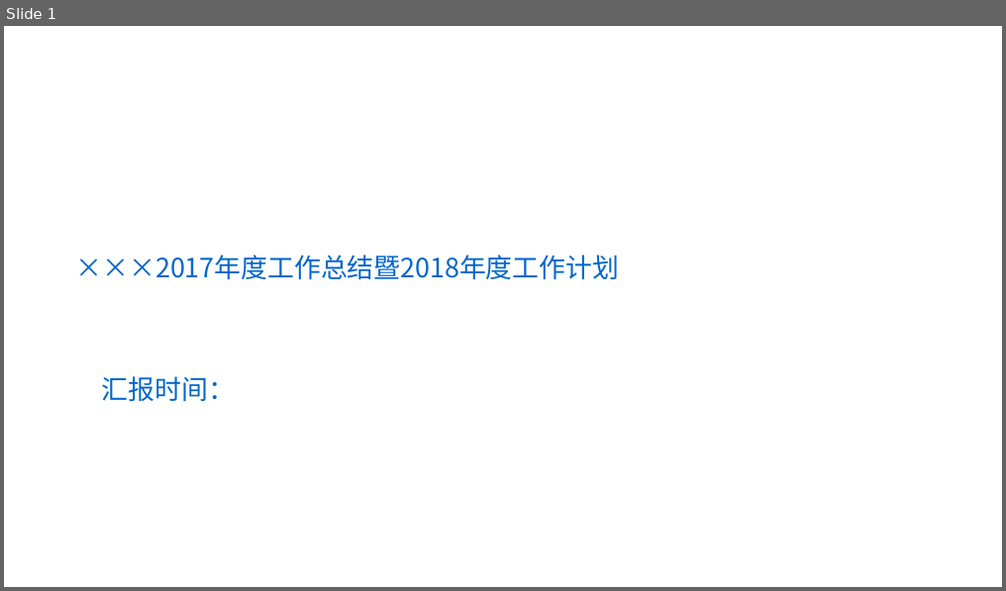
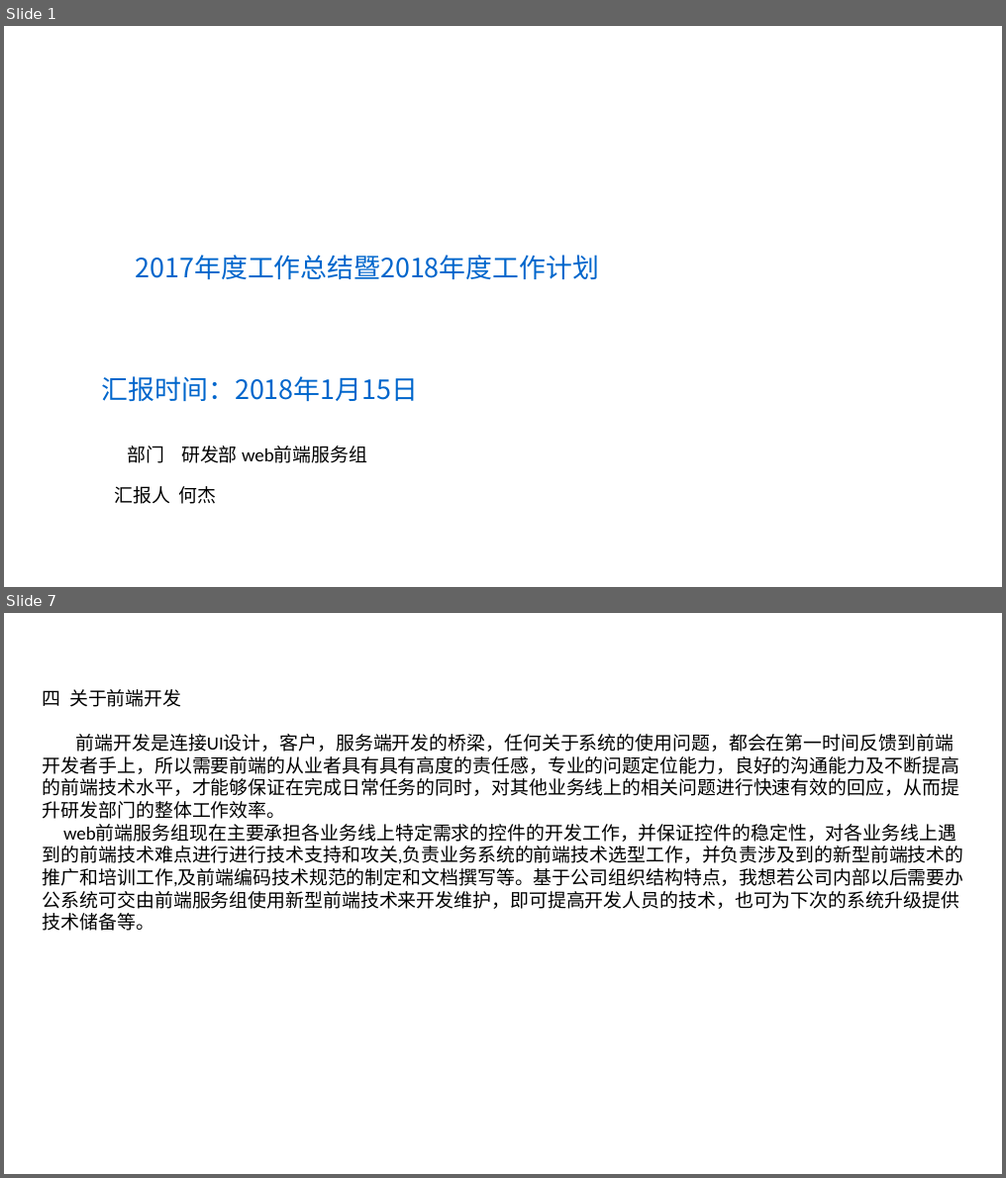
Before and after one commit to hiliny/lessonProject, a slide deck: documents/胜意科技PPT模版 (2).pptx. Shown one above the other, each under a label of ours: slide 1 before the commit, slides 1 and 7 after it; the slides between them are not shown. The pictures are 1006x591 and 1006x1178 pixels, drawn with LibreOffice and Linux fonts; fonts in the diff are those of the drawing; background and template pictures are left out. Boxes give left, top, right and bottom in pixels: in the first picture for what was removed or moved away, otherwise in the second. Text is boxed around its words. In the diff, an @@ line names an element or a change of style, - is before the commit and + after.

```diff
--- a/documents/胜意科技PPT模版 (2).pptx
+++ b/documents/胜意科技PPT模版 (2).pptx
@@ slide 7 added at (4,613,1002,1174), background picture (left out) @@
@@ text added at (43,689,964,931), 18 pt, text #000000 @@
+四 关于前端开发
+前端开发是连接UI设计，客户，服务端开发的桥梁，任何关于系统的使用问题，都会在第一时间反馈到前端开发者手上，所以需要前端的从业者具有具有高度的责任感，专业的问题定位能力，良好的沟通能力及不断提高的前端技术水平，才能够保证在完成日常任务的同时，对其他业务线上的相关问题进行快速有效的回应，从而提升研发部门的整体工作效率。
+web前端服务组现在主要承担各业务线上特定需求的控件的开发工作，并保证控件的稳定性，对各业务线上遇到的前端技术难点进行进行技术支持和攻关,负责业务系统的前端技术选型工作，并负责涉及到的新型前端技术的推广和培训工作,及前端编码技术规范的制定和文档撰写等。基于公司组织结构特点，我想若公司内部以后需要办公系统可交由前端服务组使用新型前端技术来开发维护，即可提高开发人员的技术，也可为下次的系统升级提供技术储备等。
@@ slide 1 changed as well @@
@@ text at (136,255,599,279): text changed @@
-×××2017年度工作总结暨2018年度工作计划
+2017年度工作总结暨2018年度工作计划
@@ text at (102,376,418,401): text changed @@
-汇报时间：
+汇报时间：2018年1月15日
@@ text added at (127,446,367,464), 18 pt, text #000000 @@
+部门 研发部 web前端服务组
@@ text added at (115,486,217,504), 18 pt, text #000000 @@
+汇报人 何杰
```
Also in this commit, not shown: 6 other slides added, 7 slides removed, 1 other file.
